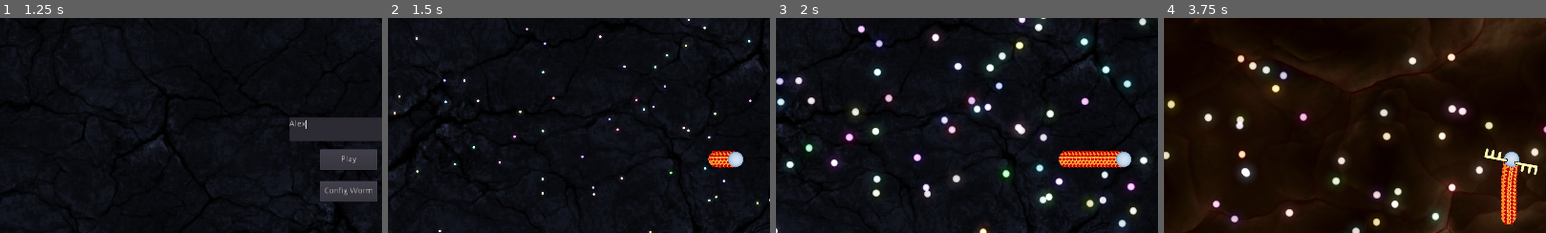
Above: before the commit, frames 1-4 (left to right).
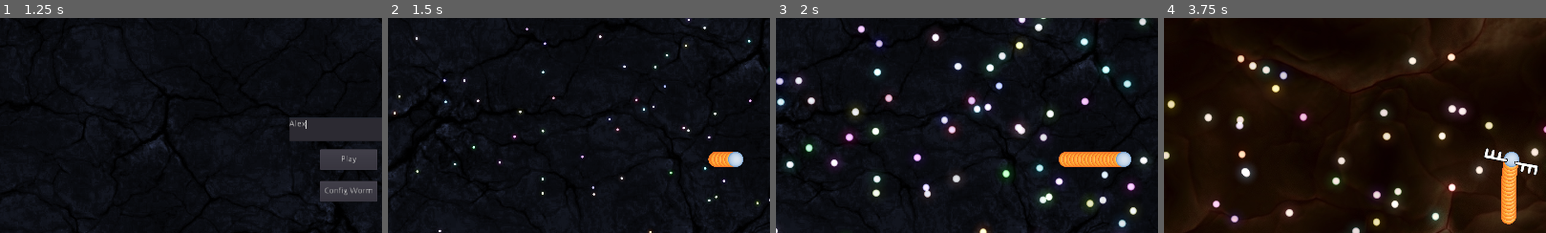
Above: after the commit, the same moments.

Repository: PostPollux/wriggly-worms
Game: Godot game, scene res://game.tscn
Same seed, same stepped clock (60 frames per second), same inputs: the game is played once before the commit and once after it. The engine's default icon, where the game draws it, is replaced by a stand-in: a white triangle on a blue panel in a dark square.
Inputs (mouse positions are % of the whole screen's width and height, from its top left):
- Up to frame 1 (1.25 s): click (50, 43) at 0.52 s; type "Alex" at 0.6 s
- Up to frame 2 (1.5 s): click "Play" at 1.25 s
- Up to frame 3 (2 s): no input
- Up to frame 4 (3.75 s): click "next bg" at 2 s; click "next bg" at 2.75 s; click "next head deco" at 3.5 s
The pictures show only the part of the screen within x 4-54%, y 17-67%; the shares and areas given below are measured in that part.

Frame 1 is identical in both runs. In frame 2, 0.2% of the frame differs, in the area x 84-91%, y 61-70%; in frame 3, 0.6%; in frame 4, 0.8%, in the area x 83-98%, y 60-97%.

Commit message:
work on worm configuration

Diff:
--- a/GameManager.gd
+++ b/GameManager.gd
@@ -10,7 +10,7 @@
 var game_running : bool = false
 
 
-var own_worm : Node2D
+var own_worm : WW_Worm
 
 var Game : wriggly_worms
 
--- /dev/null
+++ b/Gui/ColorizationButton.gd
@@ -0,0 +1,28 @@
+extends Button
+
+
+# Declare member variables here. Examples:
+# var a: int = 2
+# var b: String = "text"
+
+signal ColorizationButtonPressed
+
+# this is the name of the key in the "visual_worm_config" Dictionary
+export var color_string : String = ""
+
+onready var ColorBox : ColorRect = $"ColorRect"
+
+# Called when the node enters the scene tree for the first time.
+func _ready() -> void:
+	pass # Replace with function body.
+
+
+
+func set_current_color(color : Color) -> void:
+	ColorBox.color = color
+
+func get_current_color() -> Color:
+	return ColorBox.color
+
+func _on_ColorizationButton_pressed() -> void:
+	emit_signal("ColorizationButtonPressed", self)
--- /dev/null
+++ b/Gui/ColorizationButton.tscn
@@ -0,0 +1,22 @@
+[gd_scene load_steps=2 format=2]
+
+[ext_resource path="res://Gui/ColorizationButton.gd" type="Script" id=1]
+
+[node name="ColorizationButton" type="Button"]
+margin_left = 88.0
+margin_right = 108.0
+margin_bottom = 20.0
+rect_min_size = Vector2( 20, 20 )
+script = ExtResource( 1 )
+__meta__ = {
+"_edit_use_anchors_": false
+}
+
+[node name="ColorRect" type="ColorRect" parent="."]
+anchor_right = 1.0
+anchor_bottom = 1.0
+mouse_filter = 2
+__meta__ = {
+"_edit_use_anchors_": false
+}
+[connection signal="pressed" from="." to="." method="_on_ColorizationButton_pressed"]
--- a/Gui/MainMenu.gd
+++ b/Gui/MainMenu.gd
@@ -1,6 +1,6 @@
 extends Control
 
-class_name WWMainMenu
+class_name WW_MainMenu
 
 # Declare member variables here. Examples:
 # var a: int = 2
@@ -20,7 +20,8 @@
 func _on_Play_Button_pressed() -> void:
 	GameManager.game_running = true
 	GameManager.Game.Map.generate_initial_food(1000)
-	GameManager.Game.Map.add_worm_at_random_position()
+
+	var Worm : WW_Worm = GameManager.Game.Map.add_worm_at_random_position(GameManager.Game.visual_worm_config)
 
 	self.visible = false
 
--- a/Gui/WormConfigMenu.gd
+++ b/Gui/WormConfigMenu.gd
@@ -1,14 +1,22 @@
 extends Control
 
-class_name WWWormConfigMenu
+class_name WW_WormConfigMenu
 
 # Declare member variables here. Examples:
 # var a: int = 2
 # var b: String = "text"
 
+onready var WWColorPicker : ColorPicker = $"Panel/VBoxContainer/Control/ColorPicker"
+onready var HeadDecoColorizationButton = $"Panel/VBoxContainer/HBoxContainer/HeadDecoColorizationButton"
+onready var SegmentDecoColorizationButton = $"Panel/VBoxContainer/HBoxContainer2/SegmentDecoColorizationButton"
+onready var SegmentDecoSwitcher : NodeSwitcher2D = $"SegmentDecoSwitcher"
+
+var ActiveColorizationButton : Button
+
 
 # Called when the node enters the scene tree for the first time.
 func _ready() -> void:
+	ActiveColorizationButton = HeadDecoColorizationButton
 	self.visible = false
 
 
@@ -21,3 +29,111 @@
 	GameManager.Game.MainMenu.visible = true
 	GameManager.Game.ConfigWorm.hide_config_worm()
 	self.visible = false
+
+
+func _on_NextHeadDecoButton_pressed() -> void:
+	# set active Colorization Button and update color picker
+	ActiveColorizationButton = HeadDecoColorizationButton
+	WWColorPicker.color = ActiveColorizationButton.get_current_color()
+
+	# change it here in the preview
+	GameManager.Game.ConfigWorm.WormToConfig.Head.HeadDecoSwitcher.activate_next()
+
+	# save the config to the "visual_worm_config" Dictionary
+	GameManager.Game.visual_worm_config["HeadDeco"] = GameManager.Game.ConfigWorm.WormToConfig.Head.HeadDecoSwitcher.active_node.name
+	GameManager.Game.visual_worm_config.colors["HeadDecoColor"] = GameManager.Game.ConfigWorm.WormToConfig.Head.HeadDecoSwitcher.modulate
+
+
+
+func _on_PrevHeadDecoButton_pressed() -> void:
+	# set active Colorization Button and update color picker
+	ActiveColorizationButton = HeadDecoColorizationButton
+	WWColorPicker.color = ActiveColorizationButton.get_current_color()
+
+	# change it here in the preview
+	GameManager.Game.ConfigWorm.WormToConfig.Head.HeadDecoSwitcher.activate_previous()
+
+	# save the config to the "visual_worm_config" Dictionary
+	GameManager.Game.visual_worm_config["HeadDeco"] = GameManager.Game.ConfigWorm.WormToConfig.Head.HeadDecoSwitcher.active_node.name
+	GameManager.Game.visual_worm_config.colors["HeadDecoColor"] = GameManager.Game.ConfigWorm.WormToConfig.Head.HeadDecoSwitcher.modulate
+
+
+
+func _on_PrevSegmentDecoButton_pressed() -> void:
+	SegmentDecoSwitcher.activate_previous()
+
+	# set active Colorization Button and update color picker
+	ActiveColorizationButton = SegmentDecoColorizationButton
+	WWColorPicker.color = ActiveColorizationButton.get_current_color()
+
+	# change it here in the preview
+	if SegmentDecoSwitcher.active_node.texture != null:
+
+		# change it here in the preview
+		for Segment in GameManager.Game.ConfigWorm.WormToConfig.Segments:
+			Segment.set_decoration(SegmentDecoSwitcher.active_node.texture)
+			Segment.show_decoration()
+
+		# save the config to the "visual_worm_config" Dictionary
+		GameManager.Game.visual_worm_config["SegmentDeco"] = SegmentDecoSwitcher.active_node.texture
+
+	else:
+
+		# change it here in the preview
+		for Segment in GameManager.Game.ConfigWorm.WormToConfig.Segments:
+			Segment.hide_decoration()
+
+		# save the config to the "visual_worm_config" Dictionary
+		GameManager.Game.visual_worm_config["SegmentDeco"] = null
+
+
+
+func _on_NextSegmentDecoButton_pressed() -> void:
+	SegmentDecoSwitcher.activate_next()
+
+	# set active Colorization Button and update color picker
+	ActiveColorizationButton = SegmentDecoColorizationButton
+	WWColorPicker.color = ActiveColorizationButton.get_current_color()
+
+
+	if SegmentDecoSwitcher.active_node.texture != null:
+
+		# change it here in the preview
+		for Segment in GameManager.Game.ConfigWorm.WormToConfig.Segments:
+			Segment.set_decoration(SegmentDecoSwitcher.active_node.texture)
+			Segment.show_decoration()
+
+		# save the config to the "visual_worm_config" Dictionary
+		GameManager.Game.visual_worm_config["SegmentDeco"] = SegmentDecoSwitcher.active_node.texture
+
+
+	else:
+
+		# change it here in the preview
+		for Segment in GameManager.Game.ConfigWorm.WormToConfig.Segments:
+			Segment.hide_decoration()
+
+		# save the config to the "visual_worm_config" Dictionary
+		GameManager.Game.visual_worm_config["SegmentDeco"] = null
+
+
+func _on_HeadDecoColorizationButton_ColorizationButtonPressed(ColorizationButton) -> void:
+	WWColorPicker.color = ColorizationButton.get_current_color()
+	ActiveColorizationButton = ColorizationButton
+
+func _on_SegmentDecoColorizationButton_ColorizationButtonPressed(ColorizationButton) -> void:
+	WWColorPicker.color = ColorizationButton.get_current_color()
+	ActiveColorizationButton = ColorizationButton
+
+
+func _on_ColorPicker_color_changed(color: Color) -> void:
+	ActiveColorizationButton.set_current_color(color)
+
+	match ActiveColorizationButton.color_string:
+		"HeadDecoColor" :
+			GameManager.Game.ConfigWorm.WormToConfig.Head.HeadDecoSwitcher.modulate = color
+			GameManager.Game.visual_worm_config.colors["HeadDecoColor"] = color
+		"SegmentDecoColor" :
+			for Segment in GameManager.Game.ConfigWorm.WormToConfig.Segments:
+				Segment.tint_decoration(color)
+			GameManager.Game.visual_worm_config.colors["SegmentDecoColor"] = color
--- a/Gui/WormConfigMenu.tscn
+++ b/Gui/WormConfigMenu.tscn
@@ -1,6 +1,18 @@
-[gd_scene load_steps=2 format=2]
+[gd_scene load_steps=14 format=2]
 
 [ext_resource path="res://Gui/WormConfigMenu.gd" type="Script" id=1]
+[ext_resource path="res://Gui/ColorizationButton.tscn" type="PackedScene" id=2]
+[ext_resource path="res://Worms/SegmentDecorations/segment_knobs_256.png" type="Texture" id=3]
+[ext_resource path="res://NodeSwitcher2D.gd" type="Script" id=4]
+[ext_resource path="res://Worms/SegmentDecorations/segment_splatter3_256.png" type="Texture" id=5]
+[ext_resource path="res://Worms/SegmentDecorations/segment_splatter_256.png" type="Texture" id=6]
+[ext_resource path="res://Worms/SegmentDecorations/segment_splatter4_256.png" type="Texture" id=7]
+[ext_resource path="res://Worms/SegmentDecorations/segment_crystals_256.png" type="Texture" id=8]
+[ext_resource path="res://Worms/SegmentDecorations/segment_circles_256.png" type="Texture" id=9]
+[ext_resource path="res://Worms/SegmentDecorations/segment_horns2_256.png" type="Texture" id=10]
+[ext_resource path="res://Worms/SegmentDecorations/segment_splatter2_256.png" type="Texture" id=11]
+[ext_resource path="res://Worms/SegmentDecorations/segment_hair_256.png" type="Texture" id=12]
+[ext_resource path="res://Worms/SegmentDecorations/segment_horns_256.png" type="Texture" id=13]
 
 [node name="WormConfigMenu" type="Control"]
 anchor_right = 1.0
@@ -24,4 +36,165 @@
 __meta__ = {
 "_edit_use_anchors_": false
 }
+
+[node name="Panel" type="Panel" parent="."]
+anchor_left = 0.5
+anchor_right = 0.5
+margin_left = 209.025
+margin_top = 60.1264
+margin_right = 449.025
+margin_bottom = 212.126
+__meta__ = {
+"_edit_use_anchors_": false
+}
+
+[node name="VBoxContainer" type="VBoxContainer" parent="Panel"]
+anchor_right = 1.0
+anchor_bottom = 1.0
+__meta__ = {
+"_edit_use_anchors_": false
+}
+
+[node name="Label" type="Label" parent="Panel/VBoxContainer"]
+margin_right = 240.0
+margin_bottom = 14.0
+text = "Head"
+align = 1
+
+[node name="deco" type="Label" parent="Panel/VBoxContainer"]
+margin_top = 18.0
+margin_right = 240.0
+margin_bottom = 32.0
+text = "Deco"
+
+[node name="HBoxContainer" type="HBoxContainer" parent="Panel/VBoxContainer"]
+margin_top = 36.0
+margin_right = 240.0
+margin_bottom = 56.0
+
+[node name="PrevHeadDecoButton" type="Button" parent="Panel/VBoxContainer/HBoxContainer"]
+margin_right = 40.0
+margin_bottom = 20.0
+text = "prev"
+__meta__ = {
+"_edit_use_anchors_": false
+}
+
+[node name="NextHeadDecoButton" type="Button" parent="Panel/VBoxContainer/HBoxContainer"]
+margin_left = 44.0
+margin_right = 84.0
+margin_bottom = 20.0
+text = "next"
+__meta__ = {
+"_edit_use_anchors_": false
+}
+
+[node name="HeadDecoColorizationButton" parent="Panel/VBoxContainer/HBoxContainer" instance=ExtResource( 2 )]
+color_string = "HeadDecoColor"
+
+[node name="Segment Deco" type="Label" parent="Panel/VBoxContainer"]
+margin_top = 60.0
+margin_right = 240.0
+margin_bottom = 74.0
+text = "Segment Deco"
+
+[node name="HBoxContainer2" type="HBoxContainer" parent="Panel/VBoxContainer"]
+margin_top = 78.0
+margin_right = 240.0
+margin_bottom = 98.0
+
+[node name="PrevSegmentDecoButton" type="Button" parent="Panel/VBoxContainer/HBoxContainer2"]
+margin_right = 40.0
+margin_bottom = 20.0
+text = "prev"
+__meta__ = {
+"_edit_use_anchors_": false
+}
+
+[node name="NextSegmentDecoButton" type="Button" parent="Panel/VBoxContainer/HBoxContainer2"]
+margin_left = 44.0
+margin_right = 84.0
+margin_bottom = 20.0
+text = "next"
+__meta__ = {
+"_edit_use_anchors_": false
+}
+
+[node name="SegmentDecoColorizationButton" parent="Panel/VBoxContainer/HBoxContainer2" instance=ExtResource( 2 )]
+color_string = "SegmentDecoColor"
+
+[node name="Control" type="Control" parent="Panel/VBoxContainer"]
+margin_top = 102.0
+margin_right = 240.0
+margin_bottom = 151.0
+size_flags_horizontal = 3
+size_flags_vertical = 3
+
+[node name="ColorPicker" type="ColorPicker" parent="Panel/VBoxContainer/Control"]
+anchor_right = 1.0
+anchor_bottom = 1.0
+margin_left = 4.0
+margin_top = 4.0
+margin_right = 4.0
+margin_bottom = 4.0
+rect_scale = Vector2( 0.75, 0.75 )
+alignment = 1
+presets_enabled = false
+presets_visible = false
+__meta__ = {
+"_edit_use_anchors_": false
+}
+
+[node name="SegmentDecoSwitcher" type="Node2D" parent="."]
+visible = false
+script = ExtResource( 4 )
+
+[node name="none" type="Sprite" parent="SegmentDecoSwitcher"]
+visible = false
+
+[node name="Deco1" type="Sprite" parent="SegmentDecoSwitcher"]
+visible = false
+texture = ExtResource( 9 )
+
+[node name="Deco2" type="Sprite" parent="SegmentDecoSwitcher"]
+visible = false
+texture = ExtResource( 8 )
+
+[node name="Deco3" type="Sprite" parent="SegmentDecoSwitcher"]
+visible = false
+texture = ExtResource( 12 )
+
+[node name="Deco4" type="Sprite" parent="SegmentDecoSwitcher"]
+visible = false
+texture = ExtResource( 13 )
+
+[node name="Deco5" type="Sprite" parent="SegmentDecoSwitcher"]
+visible = false
+texture = ExtResource( 10 )
+
+[node name="Deco6" type="Sprite" parent="SegmentDecoSwitcher"]
+visible = false
+texture = ExtResource( 3 )
+
+[node name="Deco7" type="Sprite" parent="SegmentDecoSwitcher"]
+visible = false
+texture = ExtResource( 6 )
+
+[node name="Deco8" type="Sprite" parent="SegmentDecoSwitcher"]
+visible = false
+texture = ExtResource( 11 )
+
+[node name="Deco9" type="Sprite" parent="SegmentDecoSwitcher"]
+visible = false
+texture = ExtResource( 5 )
+
+[node name="Deco10" type="Sprite" parent="SegmentDecoSwitcher"]
+texture = ExtResource( 7 )
 [connection signal="pressed" from="BackButton" to="." method="_on_BackButton_pressed"]
+[connection signal="pressed" from="Panel/VBoxContainer/HBoxContainer/PrevHeadDecoButton" to="." method="_on_PrevHeadDecoButton_pressed"]
+[connection signal="pressed" from="Panel/VBoxContainer/HBoxContainer/NextHeadDecoButton" to="." method="_on_NextHeadDecoButton_pressed"]
+[connection signal="ColorizationButtonPressed" from="Panel/VBoxContainer/HBoxContainer/HeadDecoColorizationButton" to="." method="_on_HeadDecoColorizationButton_ColorizationButtonPressed"]
+[connection signal="pressed" from="Panel/VBoxContainer/HBoxContainer2/PrevSegmentDecoButton" to="." method="_on_PrevSegmentDecoButton_pressed"]
+[connection signal="pressed" from="Panel/VBoxContainer/HBoxContainer2/NextSegmentDecoButton" to="." method="_on_NextSegmentDecoButton_pressed"]
+[connection signal="ColorizationButtonPressed" from="Panel/VBoxContainer/HBoxContainer2/SegmentDecoColorizationButton" to="." method="_on_SegmentDecoColorizationButton_ColorizationButtonPressed"]
+[connection signal="color_changed" from="Panel/VBoxContainer/Control/ColorPicker" to="." method="_on_ColorPicker_color_changed"]
--- a/Map/Map.gd
+++ b/Map/Map.gd
@@ -1,6 +1,6 @@
 extends Node2D
 
-class_name WWMap
+class_name WW_Map
 
 ### SIGNALS
 
@@ -82,12 +82,15 @@
 		Worm.queue_free()
 
 
-func add_worm_at_random_position() -> void:
+func add_worm_at_random_position(visual_config : Dictionary) -> WW_Worm:
 
-	var Worm = GameManager.WormRes.instance()
-
+	var Worm : WW_Worm = GameManager.WormRes.instance()
 	var random_direction_vector : Vector2 = Vector2(randf() * 2 - 1, randf() * 2 - 1).normalized()
 
 	Worm.position = self.position + random_direction_vector * (randf() * (map_size / 3))
 
+	Worm.visual_config = visual_config
+
 	Worms.add_child(Worm)
+
+	return Worm
--- a/NodeSwitcher2D.gd
+++ b/NodeSwitcher2D.gd
@@ -6,9 +6,11 @@
 var active_node_index : int = 0
 
 
+
 func _ready() -> void:
 
 	for child in self.get_children():
+
 		child.visible = false
 
 	set_active_node_by_id(0)
@@ -50,6 +52,19 @@
 		iterator += 1
 
 
+func set_active_node_by_name(name : String) -> void:
+
+	var iterator : int = 0
+
+	for child in self.get_children():
+		if child.name == name:
+			child.visible = true
+			active_node = child
+			active_node_index = iterator
+		else:
+			child.visible = false
+
+		iterator += 1
 
 
 func activate_next() -> void:
--- a/Worms/ConfigWorm.gd
+++ b/Worms/ConfigWorm.gd
@@ -1,8 +1,8 @@
 extends Node2D
 
-class_name WWConfigWorm
+class_name WW_ConfigWorm
 
-onready var WormToConfig = $"Worm"
+onready var WormToConfig : WW_Worm = $"Worm"
 
 
 
--- a/Worms/ConfigWorm.tscn
+++ b/Worms/ConfigWorm.tscn
@@ -9,5 +9,4 @@
 [node name="Worm" parent="." instance=ExtResource( 2 )]
 worm_start_segments = 50
 worm_scale = 2.0
-camera_offset = Vector2( -300, 0 )
 control_mode = "config"
--- a/Worms/Head.gd
+++ b/Worms/Head.gd
@@ -1,4 +1,6 @@
 extends Node2D
+
+class_name WW_WormHead
 
 var Worm : Node2D
 
@@ -12,6 +14,7 @@
 
 
 onready var camera : Camera2D = $"Camera2D"
+onready var HeadDecoSwitcher : NodeSwitcher2D = $"Sprite/DecoSwitcher"
 
 signal update_next_segment
 
--- a/Worms/Head.tscn
+++ b/Worms/Head.tscn
@@ -39,7 +39,7 @@
 
 [node name="DecoSwitcher" parent="Sprite" instance=ExtResource( 4 )]
 
-[node name="nothing" type="Sprite" parent="Sprite/DecoSwitcher"]
+[node name="none" type="Sprite" parent="Sprite/DecoSwitcher"]
 modulate = Color( 1, 0.968627, 0.698039, 1 )
 position = Vector2( 1.19164, -4.31374e-06 )
 scale = Vector2( 0.387595, 0.387595 )
@@ -47,7 +47,6 @@
 
 [node name="Antlers" type="Sprite" parent="Sprite/DecoSwitcher"]
 visible = false
-modulate = Color( 1, 0.968627, 0.698039, 1 )
 position = Vector2( 2.62576, 43.0182 )
 scale = Vector2( 1.86037, 1.86037 )
 z_index = 4096
@@ -55,14 +54,12 @@
 
 [node name="Horns" type="Sprite" parent="Sprite/DecoSwitcher"]
 visible = false
-modulate = Color( 0.819608, 0.819608, 0.819608, 1 )
 position = Vector2( 1.19232, 157.62 )
 scale = Vector2( 1.16382, 1.43501 )
 z_index = 4096
 texture = ExtResource( 6 )
 
 [node name="Beard" type="Sprite" parent="Sprite/DecoSwitcher"]
-modulate = Color( 0.862745, 0.862745, 0.862745, 1 )
 position = Vector2( -2.35608, -58.7476 )
 scale = Vector2( 0.678415, 0.563102 )
 z_index = 4096
--- a/Worms/Segment.gd
+++ b/Worms/Segment.gd
@@ -1,10 +1,13 @@
 extends Node2D
 
-class_name WormSegment
+class_name WW_WormSegment
 
-var Worm : Node2D
+var Worm : WW_Worm
 var PreviousSegment : Node2D
 var distance_correct : bool = false
+var segment_number : int
+
+onready var Decoration : Sprite = $"Sprite/Decoration"
 
 signal update_next_segment
 
@@ -17,6 +20,24 @@
 # Called every frame. 'delta' is the elapsed time since the previous frame.
 func _process(delta: float) -> void:
 	pass
+
+
+
+func hide_decoration() -> void:
+	if is_instance_valid(Decoration):
+		Decoration.visible = false
+
+func show_decoration() -> void:
+	if is_instance_valid(Decoration):
+		Decoration.visible = true
+
+func tint_decoration(color : Color) -> void:
+	if is_instance_valid(Decoration):
+		Decoration.modulate = color
+
+func set_decoration(texture : Texture) -> void:
+	if is_instance_valid(Decoration):
+		Decoration.texture = texture
 
 
 
--- a/Worms/Segment.tscn
+++ b/Worms/Segment.tscn
@@ -1,8 +1,7 @@
-[gd_scene load_steps=5 format=2]
+[gd_scene load_steps=4 format=2]
 
 [ext_resource path="res://Worms/SegmentTextures/segment_orange_256.png" type="Texture" id=1]
 [ext_resource path="res://Worms/Segment.gd" type="Script" id=2]
-[ext_resource path="res://Worms/SegmentDecorations/segment_knobs_256.png" type="Texture" id=3]
 
 [sub_resource type="CircleShape2D" id=1]
 radius = 130.976
@@ -24,6 +23,4 @@
 shape = SubResource( 1 )
 
 [node name="Decoration" type="Sprite" parent="Sprite"]
-modulate = Color( 1, 0.0117647, 0.0117647, 1 )
 scale = Vector2( 1.25311, 1.25311 )
-texture = ExtResource( 3 )
--- a/Worms/Worm.gd
+++ b/Worms/Worm.gd
@@ -1,6 +1,6 @@
 extends Node2D
 
-
+class_name WW_Worm
 
 var worm_points : float = 0
 export var worm_start_segments : int = 15
@@ -30,19 +30,36 @@
 var current_segment_count : int = 0
 var current_scale : float = 1.0
 
-onready var Head = $"Head"
+var Segments : Array
+
+var visual_config : Dictionary = {
+	"HeadDeco" : "none",
+	"SegmentDeco" : null,
+	"colors" : {
+		"HeadDecoColor" : Color(1,1,1,1),
+		"SegmentDecoColor" : Color(1,1,1,1)
+	}
+}
+
+onready var Head : WW_WormHead = $"Head"
 onready var ScaleTween = $"ScaleTween"
+
 
 # Called when the node enters the scene tree for the first time.
 func _ready() -> void:
 	current_scale = worm_scale
 	LastSegment = Head
 
+	# apply visual configuration
+	Head.HeadDecoSwitcher.set_active_node_by_name(visual_config["HeadDeco"])
+	Head.HeadDecoSwitcher.modulate = visual_config.colors["HeadDecoColor"]
+
 	if control_mode == "player":
 		GameManager.own_worm = self
 
 	for i in range(0, worm_start_segments):
 		add_segment()
+
 
 
 func eat_points(points : int) -> void:
@@ -71,6 +88,7 @@
 		var SegmentToDelete = LastSegment
 		LastSegment = LastSegment.PreviousSegment
 		current_segment_count -= 1
+		Segments.erase(SegmentToDelete)
 		SegmentToDelete.queue_free()
 
 
@@ -79,6 +97,7 @@
 	var Segment = GameManager.SegmentRes.instance()
 
 	Segment.Worm = self
+	Segment.segment_number = current_segment_count
 
 	if current_segment_count == 0:
 		Segment.PreviousSegment = Head
@@ -93,6 +112,8 @@
 
 	self.add_child(Segment)
 
+	Segments.append(Segment)
+
 	current_segment_count += 1
 
 	LastSegment = Segment
--- a/game.gd
+++ b/game.gd
@@ -2,10 +2,20 @@
 
 class_name wriggly_worms
 
-onready var Map : WWMap = $"Map"
-onready var MainMenu : WWMainMenu = $"CanvasLayer/GUI/MainMenu"
-onready var WormConfigMenu : WWWormConfigMenu = $"CanvasLayer/GUI/WormConfigMenu"
-onready var ConfigWorm : WWConfigWorm = $"ConfigWorm"
+onready var Map : WW_Map = $"Map"
+onready var MainMenu : WW_MainMenu = $"CanvasLayer/GUI/MainMenu"
+onready var WormConfigMenu : WW_WormConfigMenu = $"CanvasLayer/GUI/WormConfigMenu"
+onready var ConfigWorm : WW_ConfigWorm = $"ConfigWorm"
+
+
+var visual_worm_config : Dictionary = {
+	"HeadDeco" : "none",
+	"SegmentDeco" : null,
+	"colors" : {
+		"HeadDecoColor" : Color(1,1,1,1),
+		"SegmentDecoColor" : Color(1,1,1,1)
+	}
+}
 
 
 # Called when the node enters the scene tree for the first time.
--- a/project.godot
+++ b/project.godot
@@ -15,27 +15,37 @@
 "path": "res://NodeSwitcher2D.gd"
 }, {
 "base": "Node2D",
-"class": "WWConfigWorm",
+"class": "WW_ConfigWorm",
 "language": "GDScript",
 "path": "res://Worms/ConfigWorm.gd"
 }, {
 "base": "Control",
-"class": "WWMainMenu",
+"class": "WW_MainMenu",
 "language": "GDScript",
 "path": "res://Gui/MainMenu.gd"
 }, {
 "base": "Node2D",
-"class": "WWMap",
+"class": "WW_Map",
 "language": "GDScript",
 "path": "res://Map/Map.gd"
 }, {
+"base": "Node2D",
+"class": "WW_Worm",
+"language": "GDScript",
+"path": "res://Worms/Worm.gd"
+}, {
 "base": "Control",
-"class": "WWWormConfigMenu",
+"class": "WW_WormConfigMenu",
 "language": "GDScript",
 "path": "res://Gui/WormConfigMenu.gd"
 }, {
 "base": "Node2D",
-"class": "WormSegment",
+"class": "WW_WormHead",
+"language": "GDScript",
+"path": "res://Worms/Head.gd"
+}, {
+"base": "Node2D",
+"class": "WW_WormSegment",
 "language": "GDScript",
 "path": "res://Worms/Segment.gd"
 }, {
@@ -46,11 +56,13 @@
 } ]
 _global_script_class_icons={
 "NodeSwitcher2D": "",
-"WWConfigWorm": "",
-"WWMainMenu": "",
-"WWMap": "",
-"WWWormConfigMenu": "",
-"WormSegment": "",
+"WW_ConfigWorm": "",
+"WW_MainMenu": "",
+"WW_Map": "",
+"WW_Worm": "",
+"WW_WormConfigMenu": "",
+"WW_WormHead": "",
+"WW_WormSegment": "",
 "wriggly_worms": ""
 }
 
